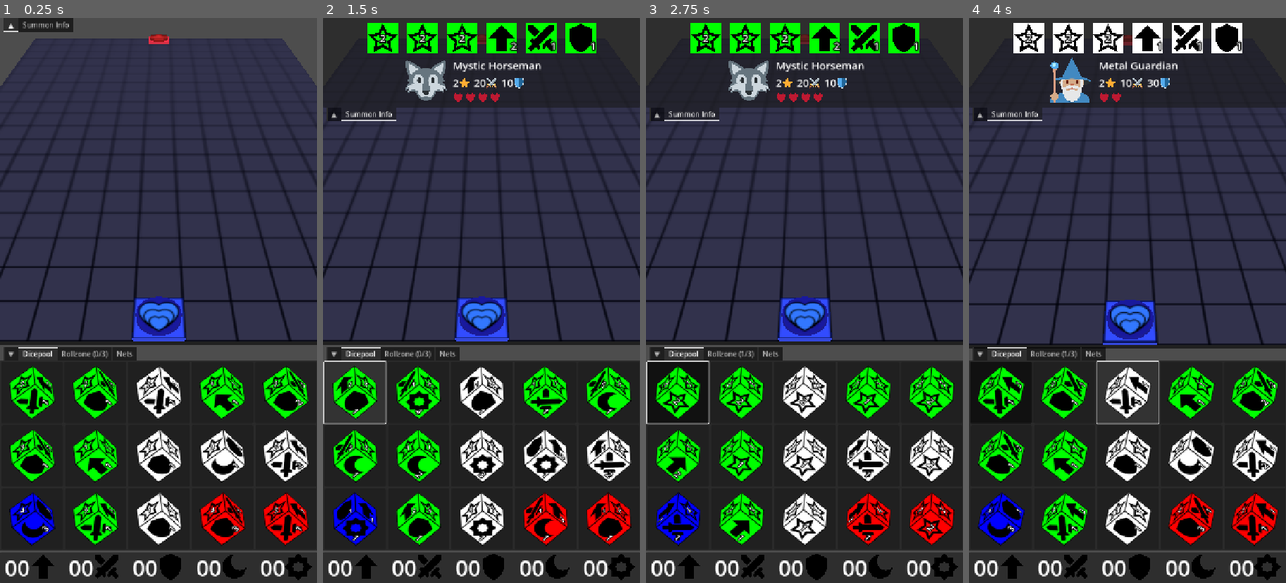
Above: before the commit, frames 1-4 (left to right).
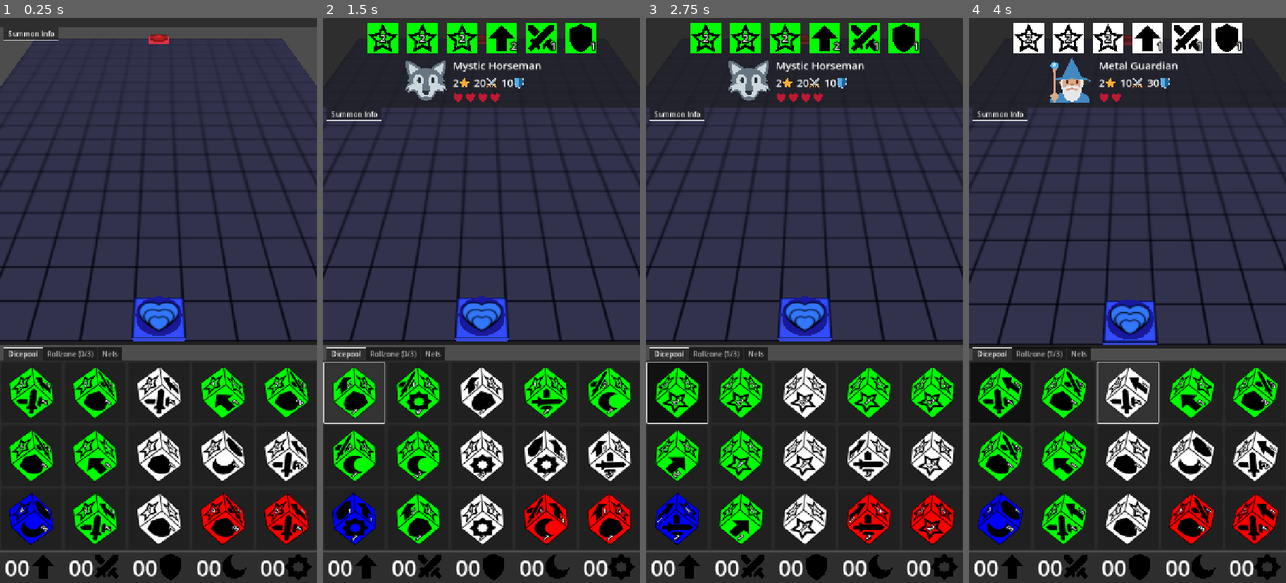
Above: after the commit, the same moments.

Repository: francocurotto/DDMre
Game: Godot game, scene res://scenes/duel.tscn
Two runs of this game, one before a commit and one after it. Both use one fixed random seed, a clock stepped at 60 frames per second and the inputs below. The engine's default icon, where the game draws it, is replaced by a stand-in: a white triangle on a blue panel in a dark square.
Inputs (mouse positions are in pixels of both pictures, inside the frame that each line leads up to):
- Up to frame 1 (0.25 s): no input
- Up to frame 2 (1.5 s): click (354, 390) at 0.52 s; click (354, 390) at 1.27 s
- Up to frame 3 (2.75 s): click (677, 390) at 2.02 s
- Up to frame 4 (4 s): move the mouse to (1197, 272) at 2.77 s; click (1197, 272) at 2.92 s; drag from (1064, 328) to (1111, 413) at 3.52 s

The runs differ from the first frame. In frame 1, 6.8% of the frame differs, in the area x 0-100%, y 0-94%; in frame 2, 5.6%; in frame 3, 5.9%; in frame 4, 5.6%.

Commit message:
refactoring in progress

Diff:
--- a/source/globals/events.gd
+++ b/source/globals/events.gd
@@ -2,7 +2,5 @@
 
 signal roll_started ## Emitted when player starts a roll
 signal crest_side_rolled ## Emitted dice roll a crest side
-signal dice_button_focus_entered ## Emitted when player focus dice button in dicepool
-signal dicegui_tab_changed ## Emitted when player changes tab in dicegui
 signal dimdice_selected ## Emitted when player selects a dice to dimension
 signal net_changed ## Emitted when player changes net to dimension
--- a/source/scenes/duel.gd
+++ b/source/scenes/duel.gd
@@ -3,5 +3,5 @@
 #region builtin functions
 func _ready() -> void:
 	Globals.dungeon = $Dungeon
-	Globals.duel_camera = $Camera3D
+	Globals.duel_camera = $DuelCamera
 #endregion
--- a/source/scenes/duel.tscn
+++ b/source/scenes/duel.tscn
@@ -9,7 +9,7 @@
 
 [node name="Dungeon" parent="." instance=ExtResource("2_j5jx5")]
 
-[node name="Camera3D" type="Camera3D" parent="."]
+[node name="DuelCamera" type="Camera3D" parent="."]
 transform = Transform3D(1, 0, 0, 0, 0.647202, 0.762318, 0, -0.762318, 0.647202, 0, 5.86023, 4.42432)
 
 [node name="DirectionalLight3D" type="DirectionalLight3D" parent="."]
--- a/source/scenes/player_gui/dice_gui/dice_gui.gd
+++ b/source/scenes/player_gui/dice_gui/dice_gui.gd
@@ -1,13 +1,23 @@
 extends VBoxContainer
 
+#region signals
+signal dicegui_tab_changed
+#endregion
+
+#region private variables
+var tab_bar
+#endregion
+
 #region onready variables
+@onready var dicepool = %Dicepool
 @onready var rollzone = %Rollzone
 @onready var net_buttons = %Nets
 #endregion
 
 #region builtin functions
 func _ready() -> void:
-	$TabContainer.get_tab_bar().set_tab_title(2, "Rollzone (0/3)")
+	tab_bar = $TabContainer.get_tab_bar()
+	tab_bar.set_tab_title(1, "Rollzone (0/3)")
 	%Dicepool.roll_changed.connect(on_roll_changed)
 #endregion
 
@@ -18,9 +28,11 @@
 
 #region signals callback
 func on_roll_changed(roll_dice_buttons):
-	$TabContainer.get_tab_bar().set_tab_title(2, "Rollzone (%d/3)" % len(roll_dice_buttons))
+	tab_bar.set_tab_title(1, "Rollzone (%d/3)" % len(roll_dice_buttons))
 	%Rollzone.update_dice(roll_dice_buttons)
 
 func _on_tab_container_tab_changed(_tab: int) -> void:
-	Events.dicegui_tab_changed.emit()
+	dicegui_tab_changed.emit()
+	var current_control_tab = $TabContainer.get_current_tab_control()
+	%Rollzone.rollzone_tab_selected = current_control_tab == %Rollzone
 #endregion
--- a/source/scenes/player_gui/dice_gui/dice_gui.tscn
+++ b/source/scenes/player_gui/dice_gui/dice_gui.tscn
@@ -23,28 +23,25 @@
 
 [node name="TabContainer" type="TabContainer" parent="."]
 layout_mode = 2
-current_tab = 1
-
-[node name="▼" type="PanelContainer" parent="TabContainer"]
-visible = false
-layout_mode = 2
-metadata/_tab_index = 0
+current_tab = 0
+deselect_enabled = true
 
 [node name="Dicepool" parent="TabContainer" instance=ExtResource("1_ahudt")]
 unique_name_in_owner = true
 layout_mode = 2
-metadata/_tab_index = 1
+metadata/_tab_index = 0
 
 [node name="Rollzone" parent="TabContainer" instance=ExtResource("3_hvuk2")]
 unique_name_in_owner = true
 visible = false
 layout_mode = 2
+metadata/_tab_index = 1
 
 [node name="Nets" parent="TabContainer" instance=ExtResource("4_enn0o")]
 unique_name_in_owner = true
 visible = false
 layout_mode = 2
-metadata/_tab_index = 3
+metadata/_tab_index = 2
 
 [node name="HSeparator" type="HSeparator" parent="."]
 layout_mode = 2
--- a/source/scenes/player_gui/dice_gui/dicepool/dice_button/dice_button.gd
+++ b/source/scenes/player_gui/dice_gui/dicepool/dice_button/dice_button.gd
@@ -1,6 +1,7 @@
 extends AspectRatioContainer
 
 #region signals
+signal button_focused
 signal button_toggled
 #endregion
 
@@ -29,5 +30,5 @@
 	button_toggled.emit(toggled_on, self)
 
 func _on_button_focus_entered() -> void:
-	Events.dice_button_focus_entered.emit(%Dice)
+	button_focused.emit(%Dice)
 #endregion
--- a/source/scenes/player_gui/dice_gui/dicepool/dicepool.gd
+++ b/source/scenes/player_gui/dice_gui/dicepool/dicepool.gd
@@ -5,6 +5,7 @@
 #endregion
 
 #region public variables
+var player_gui
 var buttons = []
 var roll_dice_buttons = []
 #endregion
@@ -14,6 +15,7 @@
 	Events.roll_started.connect(on_roll_started)
 	for button in $Grid.get_children():
 		buttons.append(button)
+		button.button_focused.connect(on_dice_button_focused)
 		button.button_toggled.connect(on_dice_button_toggled)
 #endregion
 
@@ -23,12 +25,21 @@
 #endregion
 
 #region signals callbacks
+func on_dice_button_focused(dice):
+	player_gui.info_gui.on_dice_button_focused(dice)
+
 func on_dice_button_toggled(toggled_on, button):
 	if toggled_on:
 		on_dice_button_pressed(button)
 	else:
 		on_dice_button_released(button)
 
+func on_roll_started():
+	for button in buttons:
+		button.disabled = true
+#endregion
+
+#region private functions
 func on_dice_button_pressed(pressed_button):
 	roll_dice_buttons.append(pressed_button)
 	if len(roll_dice_buttons) >= 3:
@@ -42,8 +53,4 @@
 	for button in buttons:
 		button.disabled = false
 	roll_changed.emit(roll_dice_buttons)
-
-func on_roll_started():
-	for button in buttons:
-		button.disabled = true
 #endregion
--- a/source/scenes/player_gui/dice_gui/dicepool/dicepool.tscn
+++ b/source/scenes/player_gui/dice_gui/dicepool/dicepool.tscn
@@ -15,7 +15,6 @@
 
 [node name="Grid" type="GridContainer" parent="."]
 layout_mode = 2
-theme_override_constants/h_separation = 0
 theme_override_constants/v_separation = 0
 columns = 5
 
--- a/source/scenes/player_gui/dice_gui/net_buttons/net_buttons.gd
+++ b/source/scenes/player_gui/dice_gui/net_buttons/net_buttons.gd
@@ -1,7 +1,7 @@
 extends PanelContainer
 
 #region public variables
-var playergui
+var player_gui
 #endregion
 
 #region private variables
@@ -17,7 +17,7 @@
 
 #region signals callbacks
 func on_button_pressed(button):
-	playergui.net.type = button.type
-	if playergui.state == Globals.GUISTATE.DIMENSION:
-		Globals.dungeon.set_dimnet(playergui.net)
+	player_gui.net.type = button.type
+	if player_gui.guistate == Globals.GUISTATE.DIMENSION:
+		Globals.dungeon.set_dimnet(player_gui.net)
 #endregion
--- a/source/scenes/player_gui/dice_gui/rollzone/rollzone.gd
+++ b/source/scenes/player_gui/dice_gui/rollzone/rollzone.gd
@@ -9,10 +9,11 @@
 #endregion
 
 #region public variables
-var playergui
+var player_gui
 #endregion
 
 #region private variables
+var rollzone_tab_selected = false ## true when rollzone tab is selected
 var dragging = false ## true when player is dragging for roll
 var rolling = false ## true when dice are rolling
 var roll_velocity = Vector2.ZERO ## Initial velocity of roll
@@ -20,13 +21,12 @@
 
 #region builtin functions
 func _input(event):
-	if get_global_rect().has_point(event.position):
-		if get_parent().get_tab_bar().current_tab == 2:
-				if playergui.state == Globals.GUISTATE.ROLL:
-					if %DiceList.get_child_count() >= 3 and not rolling:
-						input_roll(event)
-				elif playergui.state == Globals.GUISTATE.DIMENSION:
-					input_dim_select(event)
+	if input_in_rollzone(event):
+		if player_gui.guistate == Globals.GUISTATE.ROLL:
+			if %DiceList.get_child_count() >= 3 and not rolling:
+				input_roll(event)
+		elif player_gui.guistate == Globals.GUISTATE.DIMENSION:
+			input_dim_select(event)
 #endregion
 
 #region public functions
@@ -43,7 +43,7 @@
 		dice.state = dice.STATE.PREROLL
 		dice.roll_stopped.connect(on_dice_stopped)
 		dice.dim_setup_finished.connect(
-			func(): playergui.state = Globals.GUISTATE.DIMENSION)
+			func(): player_gui.guistate = Globals.GUISTATE.DIMENSION)
 #endregion
 
 #region signals callbacks
@@ -55,6 +55,10 @@
 #endregion
 
 #region private functions
+func input_in_rollzone(event):
+	var in_rect = get_global_rect().has_point(event.position)
+	return in_rect and rollzone_tab_selected
+
 func input_roll(event):
 	if event is InputEventScreenTouch and event.pressed:
 		dragging = true
@@ -82,7 +86,7 @@
 func select_dimdice(dimdice):
 	for dice in %DiceList.get_children():
 		dice.fade = false
-	Events.dimdice_selected.emit(dimdice.duplicate(), playergui.net)
+	Events.dimdice_selected.emit(dimdice.duplicate(), player_gui.net)
 	dimdice.fade = true
 
 func roll_dice(velocity):
--- a/source/scenes/player_gui/dungeon_gui/dungeon_gui.gd
+++ b/source/scenes/player_gui/dungeon_gui/dungeon_gui.gd
@@ -6,7 +6,7 @@
 #endregion
 
 #region public functions
-var playergui
+var player_gui
 #endregion
 
 #region private variables
@@ -44,7 +44,7 @@
 func input_touch(event):
 	var tile = Globals.dungeon.get_touched_object(event, Globals.LAYERS.TILES)
 	if tile:
-		Globals.dungeon.dungeon_touch(tile, playergui.net)
+		Globals.dungeon.dungeon_touch(tile, player_gui.net)
 
 func drag_dice(event):
 	var angle = rad_to_deg(-touched_pos.angle_to_point(event.position))
@@ -64,18 +64,18 @@
 
 func rotate_dimdice_clockwise():
 	Globals.dungeon.rotate_dimdice_clockwise()
-	playergui.net.rotate_clockwise()
-	Globals.dungeon.set_dimnet(playergui.net)
+	player_gui.net.rotate_clockwise()
+	Globals.dungeon.set_dimnet(player_gui.net)
 
 func rotate_dimdice_counter_clockwise():
 	Globals.dungeon.rotate_dimdice_counter_clockwise()
-	playergui.net.rotate_counter_clockwise()
-	Globals.dungeon.set_dimnet(playergui.net)
+	player_gui.net.rotate_counter_clockwise()
+	Globals.dungeon.set_dimnet(player_gui.net)
 
 func flip_dimdice():
 	Globals.dungeon.flip_dimdice()
-	playergui.net.flip()
-	Globals.dungeon.set_dimnet(playergui.net)
+	player_gui.net.flip()
+	Globals.dungeon.set_dimnet(player_gui.net)
 
 func move_dimdice():
 	pass
--- a/source/scenes/player_gui/info_gui/info_gui.gd
+++ b/source/scenes/player_gui/info_gui/info_gui.gd
@@ -1,16 +1,10 @@
 extends VBoxContainer
 
-#region builtin functions
-func _ready() -> void:
-	Events.dice_button_focus_entered.connect(on_dice_button_focus_entered)
-	Events.dicegui_tab_changed.connect(on_dicegui_tab_changed)
-#endregion
-
 #region signals callbacks
-func on_dice_button_focus_entered(dice):
-	$TabContainer.current_tab = 1
+func on_dice_button_focused(dice):
+	$TabContainer.current_tab = 0
 	%"Summon Info".set_dice_info(dice)
 
 func on_dicegui_tab_changed():
-	$TabContainer.current_tab = 0
+	$TabContainer.current_tab = -1
 #endregion
--- a/source/scenes/player_gui/info_gui/info_gui.tscn
+++ b/source/scenes/player_gui/info_gui/info_gui.tscn
@@ -10,15 +10,11 @@
 
 [node name="TabContainer" type="TabContainer" parent="."]
 layout_mode = 2
-current_tab = 0
 tabs_position = 1
-
-[node name="▲" type="PanelContainer" parent="TabContainer"]
-layout_mode = 2
-metadata/_tab_index = 0
+deselect_enabled = true
 
 [node name="Summon Info" parent="TabContainer" instance=ExtResource("1_0uhxh")]
 unique_name_in_owner = true
 visible = false
 layout_mode = 2
-metadata/_tab_index = 1
+metadata/_tab_index = 0
--- a/source/scenes/player_gui/player_gui.gd
+++ b/source/scenes/player_gui/player_gui.gd
@@ -5,7 +5,7 @@
 #endregion
 
 #region public variables
-var state = Globals.GUISTATE.ROLL
+var guistate = Globals.GUISTATE.ROLL
 var net = Net.new()
 #endregion
 
@@ -13,18 +13,24 @@
 var dicelib = Globals.read_jsonfile(Globals.LIBPATH)
 #endregion
 
+#region onready variables
+@onready var info_gui = $InfoGUI
+@onready var dice_gui = $DiceGUI
+#endregion
+
 #region builtin functions
 func _ready() -> void:
-	# setup playergui reference
-	$DungeonGUI.playergui = self
-	$DiceGUI.rollzone.playergui = self
-	$DiceGUI.net_buttons.playergui = self
+	# setup player_gui reference
+	$DungeonGUI.player_gui = self
+	$DiceGUI.dicepool.player_gui = self
+	$DiceGUI.rollzone.player_gui = self
+	$DiceGUI.net_buttons.player_gui = self
+	# setup gui signals connections
+	$DiceGUI.dicegui_tab_changed.connect($InfoGUI.on_dicegui_tab_changed)
 	# setup net
 	net.type = $DiceGUI.net_buttons.button_group.get_pressed_button().type
 	# initialize dicepool
 	for i in Globals.DICEPOOL_SIZE:
-		# get a random dice
 		var rand_dice = dicelib[str(randi_range(1,len(dicelib)))]
-		# set dicepool dice
 		$DiceGUI.set_dice(i, rand_dice)
 #endregion
Not shown, changed: TODO.md
